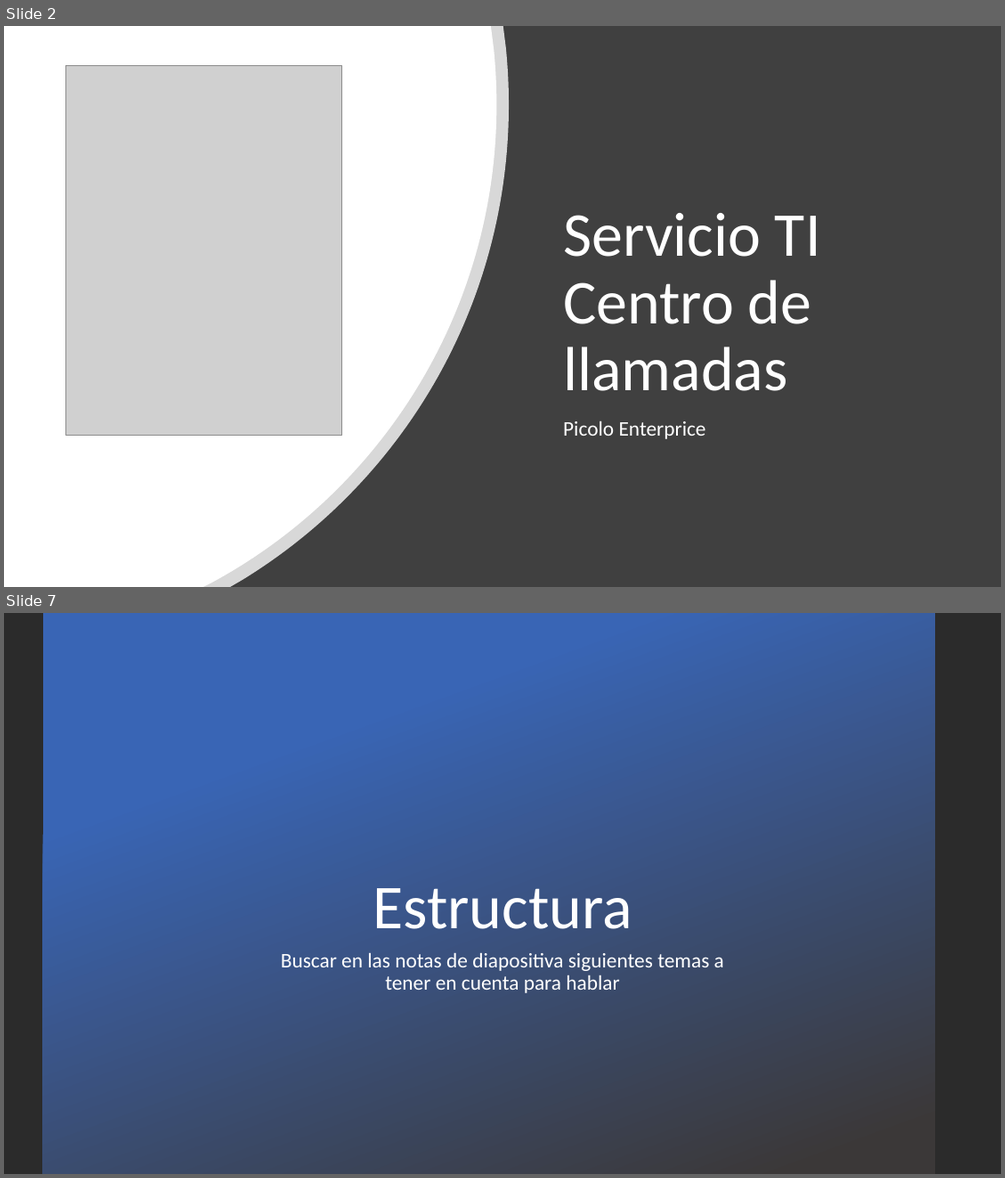
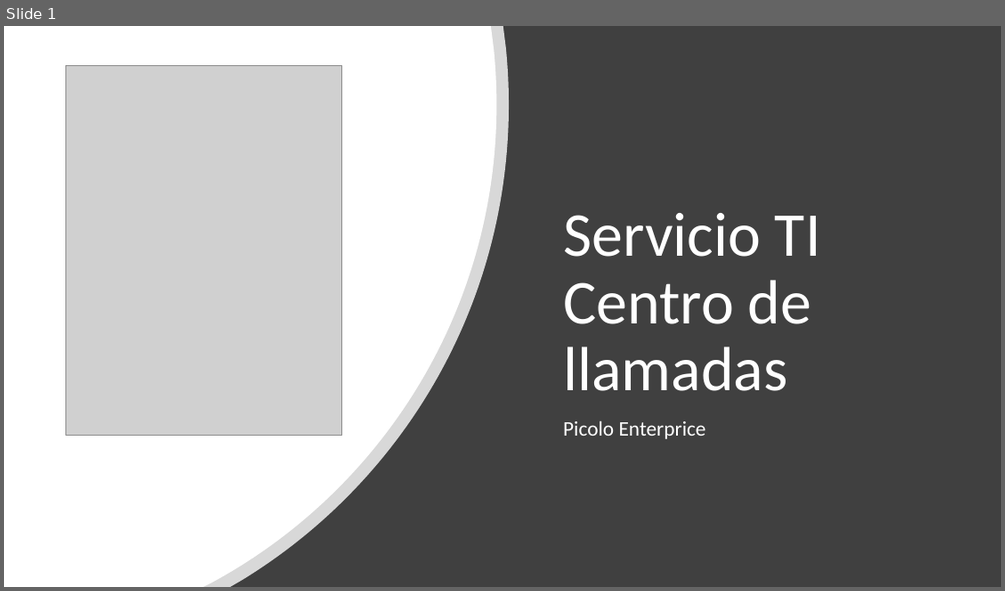
Before and after one commit to ramacal/Simulacion, a slide deck: Simulación/datos Sistema/UTN - Simulacion - Equipo 5 -TP N°6 Picolo.pptx. Shown one above the other, each under a label of ours: slides 2 and 7 before the commit, slide 1 after it; the slides between them are not shown. The pictures are 1005x1178 and 1005x591 pixels, drawn with LibreOffice and Linux fonts; fonts in the diff are those of the drawing; grey boxes stand for pictures; background and template pictures are left out; a plain dark background stands for a picture behind light text. Boxes give left, top, right and bottom in pixels: in the first picture for what was removed or moved away, otherwise in the second. Text is boxed around its words. In the diff, an @@ line names an element or a change of style, - is before the commit and + after.

```diff
--- a/Simulación/datos Sistema/UTN - Simulacion - Equipo 5 -TP N°6 Picolo.pptx
+++ b/Simulación/datos Sistema/UTN - Simulacion - Equipo 5 -TP N°6 Picolo.pptx
@@ slide 7 removed at <box>4,613,1001,1174</box>, background picture (left out) @@
@@ rectangle removed at <box>43,613,935,1174</box> @@
@@ title removed at <box>372,888,631,929</box> @@
-Estructura
@@ text removed at <box>281,953,724,993</box> @@
-Buscar en las notas de diapositiva siguientes temas a tener en cuenta para hablar
@@ what was slide 2 is now slide 1 @@
```
Also in this commit, not shown: 8 slides added, 12 other slides removed.
